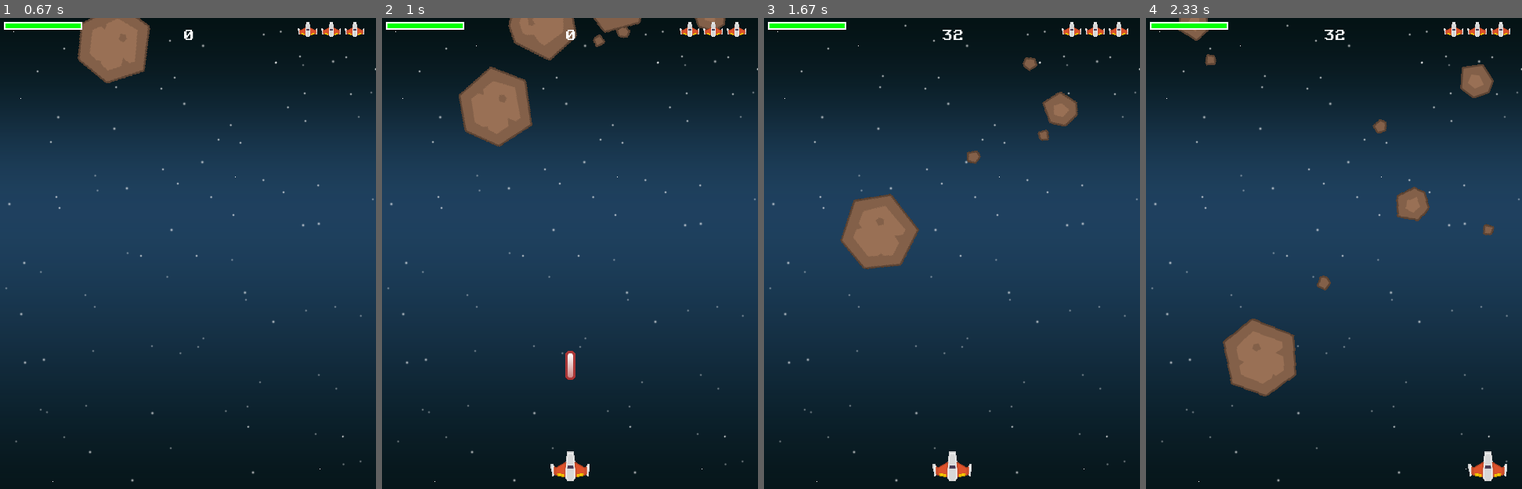
Above: before the commit, frames 1-4 (left to right).
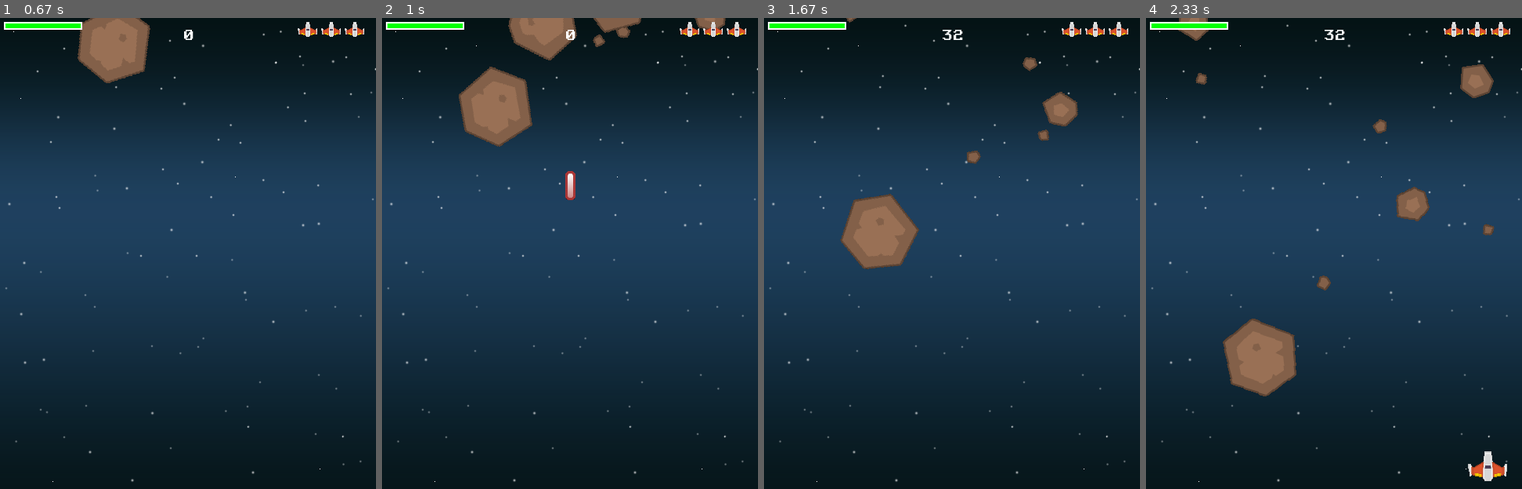
Above: after the commit, the same moments.

Repository: j-tesla/space-shooter
Game: pygame game, started from main.py
The game is run twice, just before and just after one commit, with the same random seed, the same clock (stepped at 60 frames per second) and the same inputs.
Inputs (mouse positions are in pixels of both pictures, inside the frame that each line leads up to):
- Up to frame 1 (0.67 s): click (188, 253) at 0.38 s
- Up to frame 2 (1 s): tap Space at 0.67 s
- Up to frame 3 (1.67 s): tap Space at 1 s
- Up to frame 4 (2.33 s): hold Right 1.83-2.3 s

Frame 1 is identical in both runs. In frame 2, 0.7% of the frame differs, in the area x 44-56%, y 32-99%; in frame 3, 0.4%; in frame 4, 0.1%.

Commit message:
changed the flicker interval and fixed the position of bullet spawns

Diff:
--- a/main.py
+++ b/main.py
@@ -242,25 +242,29 @@
         self.hidden = False
         self.hide_timer = pygame.time.get_ticks()
         self.hidden_time = 2000
+        self.gun_pos_y = HEIGHT - 48
         self.gun = 1
         self.gun_power_time_heap = []
         self.power_timer = 7000
         self.shield_up = False
         self.shield_up_time = pygame.time.get_ticks()
-        self.invul = 1000
+        self.invul = 2000
         self.start_time = pygame.time.get_ticks()
         self.just_started = True
+        self.flicker = 0
 
     def update(self):
         # invulnerable time
         if self.just_started:
-            if pygame.time.get_ticks() % 10 > 4:
+            if self.flicker % 2 == 0:
                 self.rect.centery = HEIGHT + 200
             else:
                 self.rect.bottom = HEIGHT - 10
+            self.flicker += 1
 
         if self.just_started and pygame.time.get_ticks() - self.start_time > self.invul:
             self.just_started = False
+            self.flicker = 0
             self.rect.bottom = HEIGHT - 10
 
         # unhide
@@ -271,6 +275,7 @@
             self.rect.bottom = HEIGHT - 10
             self.start_time = pygame.time.get_ticks()
             self.just_started = True
+            self.flicker = 0
         # gun timer
         if len(self.gun_power_time_heap) > 0:
             if pygame.time.get_ticks() - self.gun_power_time_heap[0] > self.power_timer:
@@ -303,16 +308,16 @@
     def shoot(self):
         if not self.hidden:
             if self.gun % 2 != 0:
-                spawn_bullet(self.rect.centerx, self.rect.top)
+                spawn_bullet(self.rect.centerx, self.gun_pos_y)
                 if pygame.mixer.get_init():
                     shoot_snd.play()
                 for it in range(1, int((self.gun - 1) / 2) + 1):
-                    spawn_bullet(self.rect.centerx + it * 15, self.rect.top)
-                    spawn_bullet(self.rect.centerx - it * 15, self.rect.top)
+                    spawn_bullet(self.rect.centerx + it * 15, self.gun_pos_y)
+                    spawn_bullet(self.rect.centerx - it * 15, self.gun_pos_y)
             else:
                 for it in range(1, int((self.gun / 2) + 1)):
-                    spawn_bullet(self.rect.centerx + it * 15 - 7, self.rect.top)
-                    spawn_bullet(self.rect.centerx - it * 15 + 7, self.rect.top)
+                    spawn_bullet(self.rect.centerx + it * 15 - 7, self.gun_pos_y)
+                    spawn_bullet(self.rect.centerx - it * 15 + 7, self.gun_pos_y)
 
     def hide(self):
         # hide the player temporarily
